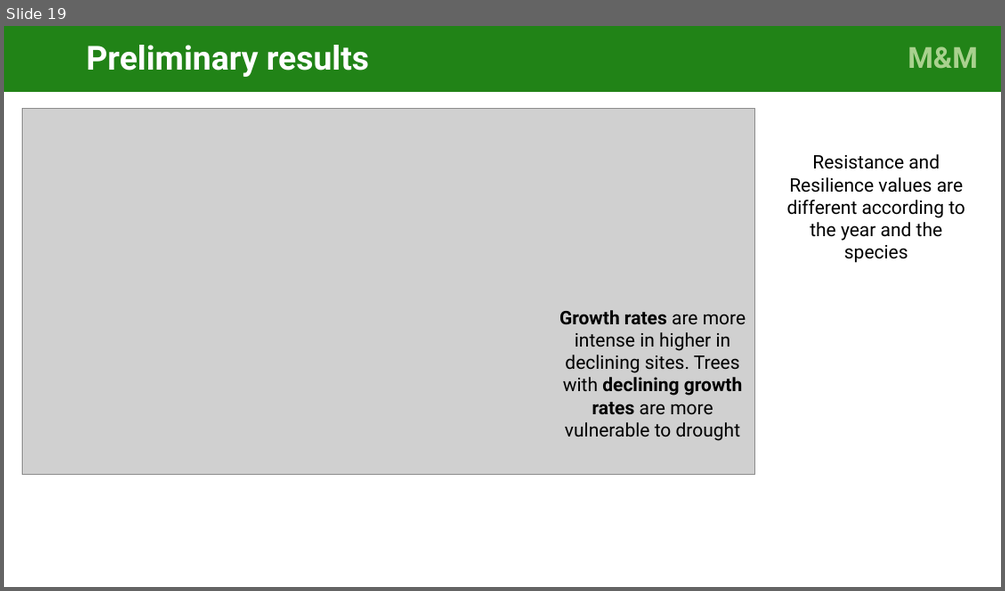
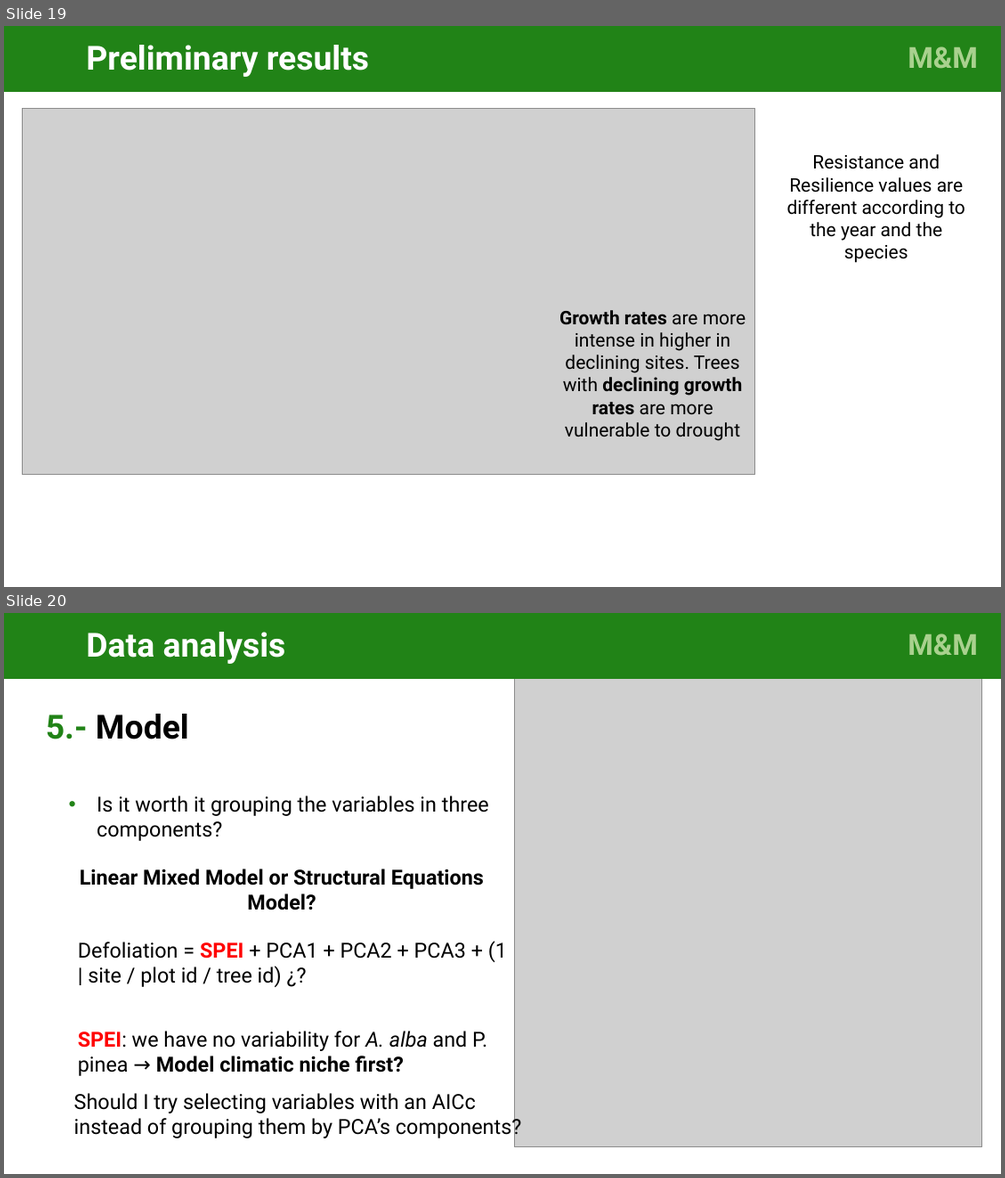
Before and after one commit to cris-fernandez/Tesis_Individuo, a slide deck: 06_ppts/exploratory_analysis_figures_v3-CFB-CG.pptx. Shown one above the other, each under a label of ours: slide 19 before the commit, slides 19 and 20 after it. The pictures are 1005x591 and 1005x1178 pixels, drawn with LibreOffice and Linux fonts; fonts in the diff are those of the drawing; grey boxes stand for pictures. Boxes give left, top, right and bottom in pixels: in the first picture for what was removed or moved away, otherwise in the second. Text is boxed around its words. In the diff, an @@ line names an element or a change of style, - is before the commit and + after.

```diff
--- a/06_ppts/exploratory_analysis_figures_v3-CFB-CG.pptx
+++ b/06_ppts/exploratory_analysis_figures_v3-CFB-CG.pptx
@@ slide 20 added at <box>4,613,1001,1174</box>, background #FFFFFF @@
@@ title added at <box>4,613,797,679</box>, fill #218317, 32 pt, text #FFFFFF, bold @@
+Data analysis
@@ rectangle added at <box>797,613,1001,679</box>, fill #218317, 28 pt, text #A9D18E, bold @@
+M&M .
@@ picture added at <box>515,679,982,1146</box> @@
@@ text added at <box>46,714,189,739</box>, 32 pt, text #000000, bold @@
+5.- Model
@@ text added at <box>97,795,489,841</box>, 20 pt, text #000000 @@
+• Is it worth it grouping the variables in three components?
@@ text added at <box>80,868,484,910</box>, 20 pt, text #000000, bold @@
+Linear Mixed Model or Structural Equations Model?
@@ text added at <box>78,941,507,987</box>, 20 pt, text #000000 @@
+Defoliation = SPEI + PCA1 + PCA2 + PCA3 + (1 | site / plot id / tree id) ¿?
@@ text added at <box>78,1030,487,1076</box>, 20 pt, text #000000 @@
+SPEI: we have no variability for A. alba and P. pinea → Model climatic niche first?
@@ text added at <box>74,1093,521,1139</box>, 20 pt, text #000000 @@
+Should I try selecting variables with an AICc instead of grouping them by PCA’s components?
```
Also in this commit, not shown: 1 slide changed, 6 other slides added, 1 slide removed, 5 other files.
